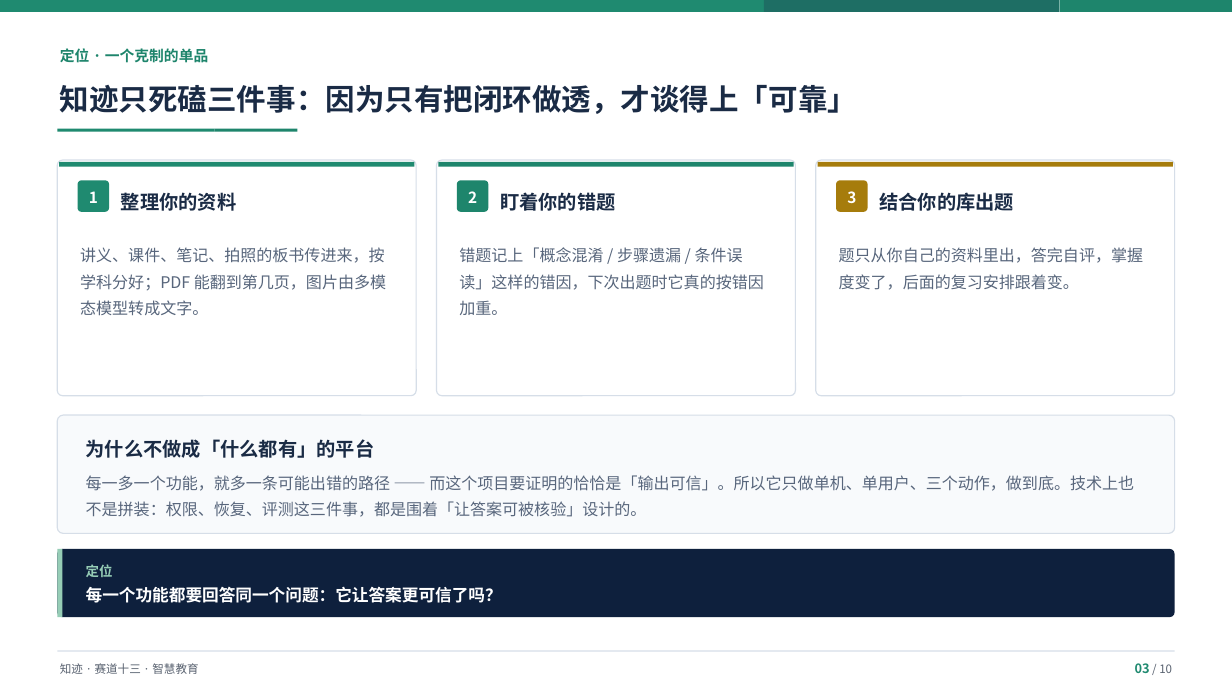
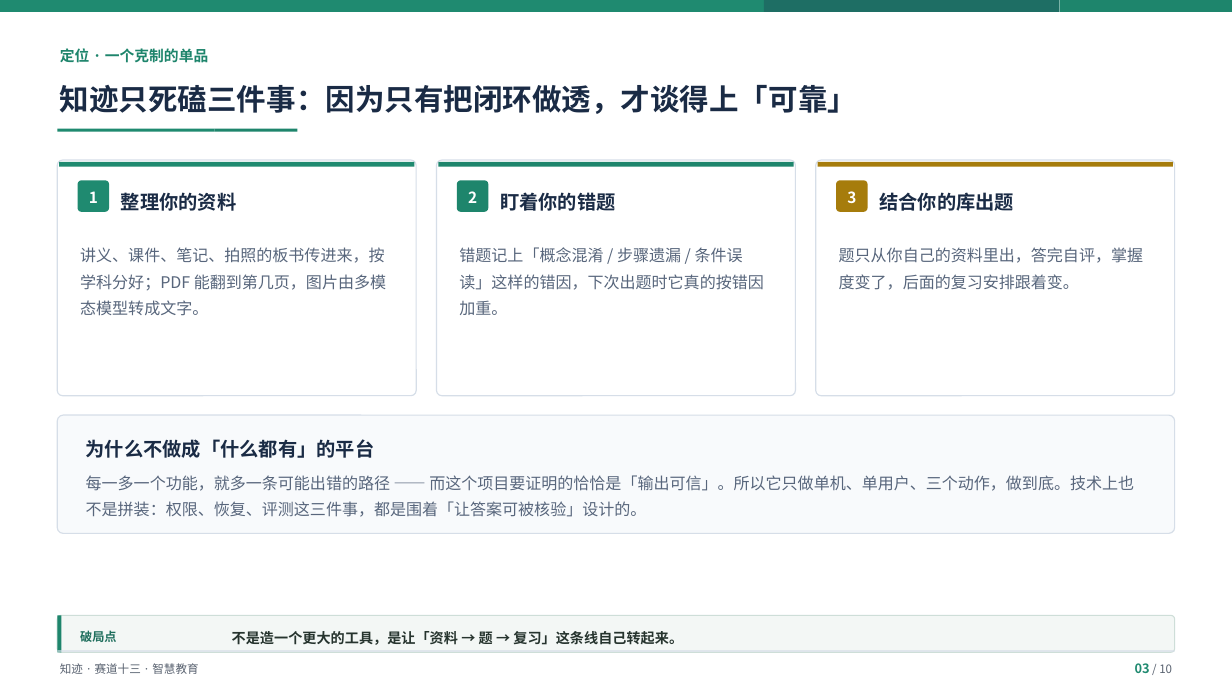
Before and after one commit to Baicaicn23/StudyGraph, a slide deck: slide 3 of docs/作品集/参赛/知迹答辩/知迹答辩.pptx. Drawn at 1232x693 pixels with LibreOffice and Linux fonts; fonts in the diff are those of the drawing. Boxes give left, top, right and bottom in pixels: in the first picture for what was removed or moved away, otherwise in the second. Text is boxed around its words. In the diff, an @@ line names an element or a change of style, - is before the commit and + after.

Commit message:
fix(参赛): 底部结论条改浅色并下移，修 p04/p08 内容被遮挡
用户反馈准确：结论条不是"有时候"遮挡，是 p04 与 p08 确实被遮。
实测多数页内容最低 6.58in，结论条在 5.94–6.68in，必然重叠 0.64in
（lint_deck 只查"完全盖住"，部分遮挡不报，得自己量 top+height）。

改动：
- 深蓝大块 → 浅灰绿条（浅底 + 浅描边 + 深绿左色条 + 深绿标签 + 深色正文）
- 高度 0.74 → 0.40in，位置 5.94 → 6.62in（各页内容最低点之下）
- p10 品牌落款块保留深色（与封面对称），但上移压扁不超界
- p10 三张问答卡 1.06 → 0.98in 收紧

验证：p04 界面截图与 p08 缺陷卡文字完整显示；
lint_deck 的 OVERFLOW/OCCLUSION/LOW CONTRAST 计数 0

```diff
--- a/docs/作品集/参赛/知迹答辩/知迹答辩.pptx
+++ b/docs/作品集/参赛/知迹答辩/知迹答辩.pptx
@@ rounded rectangle: place and size @@
-rounded rectangle at (57, 549, 1175, 617)
+rounded rectangle at (57, 616, 1175, 653)
@@ rounded rectangle at (57, 616, 1175, 653): fill #0E203D to #F3F7F5; outline none to #CEDED8 0.8 pt; proportions changed @@
@@ rectangle: place and size @@
-rectangle at (57, 549, 63, 617)
+rectangle at (57, 616, 61, 653)
@@ rectangle at (57, 616, 61, 653): fill #96CDB6 to #1E856C @@
@@ text at (232, 629, 683, 647): text changed; size 13 to 11 pt; text colour #FFFFFF to #26342E @@
-每一个功能都要回答同一个问题：它让答案更可信了吗？
+不是造一个更大的工具，是让「资料 → 题 → 复习」这条线自己转起来。
@@ text at (80, 630, 116, 642): text changed; size 10.5 to 9.5 pt; text colour #96CDB6 to #1E6E5C @@
-定位
+破局点
```
Also in this commit, not shown: 8 other slides changed, 2 other files.
